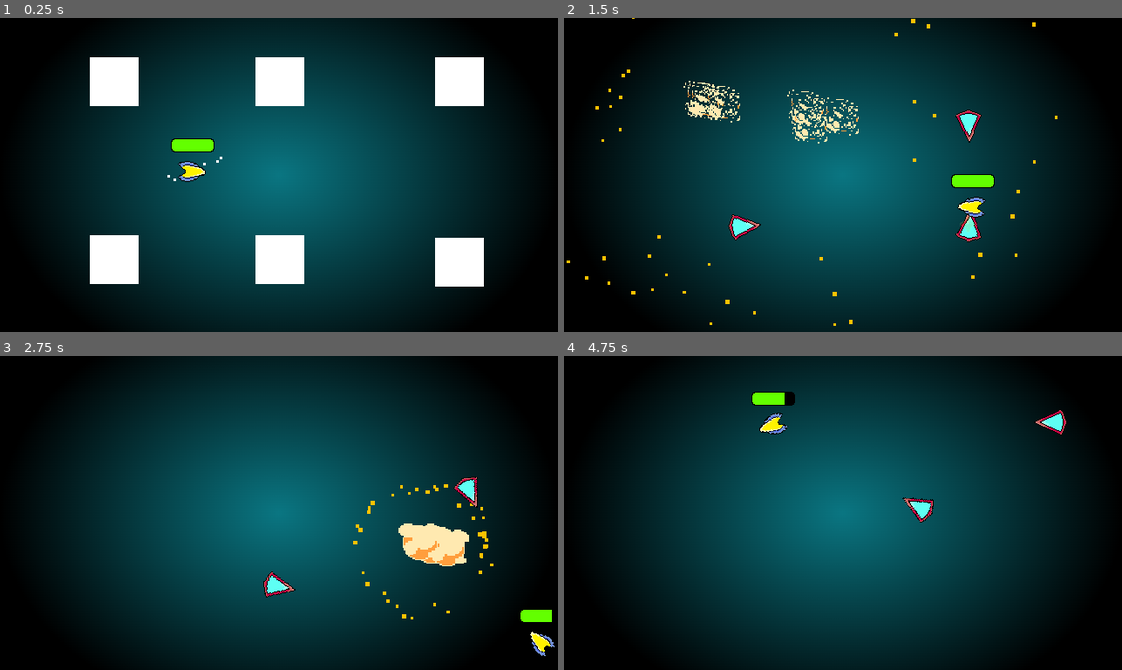
Above: before the commit, frames 1-4 (two rows, left to right).
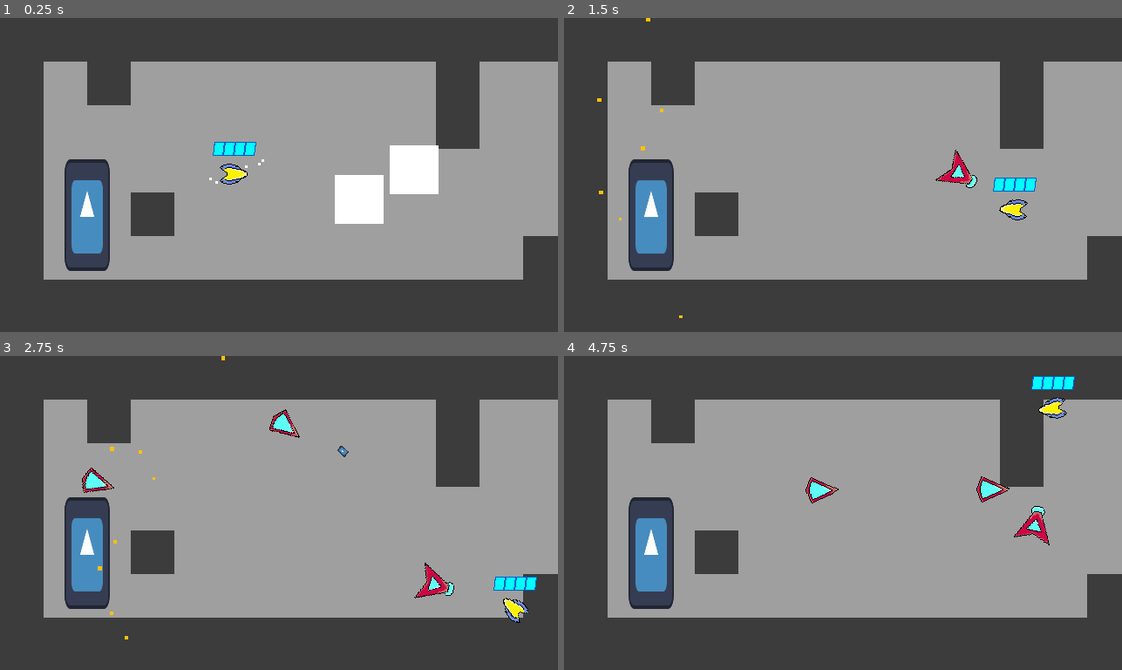
Above: after the commit, the same moments.

Repository: Nick98765432/Space-Blast
Game: Godot game, scene res://Levels/Level levels/node_2d.tscn
The game is run twice, just before and just after one commit, with the same random seed, the same clock (stepped at 60 frames per second) and the same inputs. Before the commit the project starts from res://Levels/Level 1.tscn. The engine's default icon, where the game draws it, is replaced by a stand-in: a white triangle on a blue panel in a dark square. Sound files missing from this copy of the repository are replaced by a short silence.
Inputs (mouse positions are in pixels of both pictures, inside the frame that each line leads up to):
- Up to frame 1 (0.25 s): no input
- Up to frame 2 (1.5 s): move the mouse to (965, 159) at 0.52 s; hold D (right) 0.53-1.28 s; right-click (965, 159) at 0.6 s; tap Space (parry) at 0.8, 1.35 s; move the mouse to (731, 190) at 1.27 s; hold S (down) from 1.28 s (still down)
- Up to frame 3 (2.75 s): click (167, 528) at 1.55 s; move the mouse to (334, 443) at 2.02 s; release S (down) at 2.03 s; press the mouse at (334, 443) at 2.03 s; hold D (right) from 2.03 s (still down); right-click (334, 443) at 2.3 s
- Up to frame 4 (4.75 s): move the mouse to (815, 575) at 2.77 s; release D (right) at 2.78 s; release the mouse at (815, 575) at 2.78 s; hold W (up) 2.78-3.53 s; right-click (815, 575) at 2.85 s; tap Space (parry) at 3.05 s; move the mouse to (1010, 560) at 3.52 s; press the mouse at (1010, 560) at 3.53 s; hold A (left) from 3.53 s (still down); tap 3 (fullAuto) at 3.6 s; move the mouse to (675, 465) at 4.27 s; release the mouse at (675, 465) at 4.28 s; tap E (interact) at 4.35 s; right-click (675, 465) at 4.55 s

The runs differ from the first frame. In frame 1, 100% of the frame differs, in the area x 0-100%, y 0-100%; in frame 2, 100%; in frame 3, 100%; in frame 4, 100%.

Commit message:
changed healthbar

Diff:
--- a/Enemies/Scenes/AceMan.tscn
+++ b/Enemies/Scenes/AceMan.tscn
@@ -236,6 +236,7 @@
 
 [node name="teleportSFX" type="AudioStreamPlayer" parent="Sounds"]
 stream = ExtResource("11_g6sfb")
+volume_db = 6.0
 
 [node name="healthHandler" type="Node2D" parent="."]
 script = ExtResource("4_ehyu3")
--- a/Enemies/Scenes/sentryMan.tscn
+++ b/Enemies/Scenes/sentryMan.tscn
@@ -182,6 +182,7 @@
 
 [node name="shootSFX" type="AudioStreamPlayer" parent="Sounds"]
 stream = ExtResource("7_jq0lb")
+volume_db = -3.0
 pitch_scale = 1.5
 
 [connection signal="timeout" from="sightTimer" to="." method="_on_sight_timer_timeout"]
--- a/Enemies/Scenes/teleGuy.tscn
+++ b/Enemies/Scenes/teleGuy.tscn
@@ -192,6 +192,7 @@
 
 [node name="teleportSFX" type="AudioStreamPlayer" parent="Sounds"]
 stream = ExtResource("7_rx4yk")
+volume_db = 6.0
 
 [node name="healthHandler" type="Node2D" parent="."]
 script = ExtResource("3_73vox")
--- a/Enemies/health.gd
+++ b/Enemies/health.gd
@@ -32,22 +32,26 @@
 
 func parried():
 	parent.isParryable = false
+	hurt(2)
+	Hitstops.shortHitstop()
+	await get_tree().create_timer(0.0011).timeout
 	player.parryCooled = true
 	player.parryEnergy += 24
 	player.ammo = 30
 	player.health += 15
-	hurt(2)
-	Hitstops.shortHitstop()
 
 func hurt(amount):
 	emit_signal("hit")
+	health -= amount
+	#delay stops crashing if hit on frame one
+	await get_tree().create_timer(0.0011).timeout
 	player.parryEnergy += (amount) * 3
 	player.health += (amount) * 3
-	health -= amount
 	parent.enemy_sprite.material.set_shader_parameter("mixAmount",1.0)
 	await get_tree().create_timer(0.2).timeout
 	parent.enemy_sprite.material.set_shader_parameter("mixAmount",0.0)
 
 func _on_destroy():
+	await get_tree().create_timer(0.0011).timeout
 	player.enemyCount = 0
 	parent.queue_free()
--- a/Levels/Level 1.tscn
+++ b/Levels/Level levels/Level 1.tscn
@@ -1,16 +1,16 @@
 [gd_scene load_steps=13 format=3 uid="uid://rvjwk5qxva6b"]
 
-[ext_resource type="AudioStream" uid="uid://df8gh08u32xu6" path="res://Sounds/Music/Taken OverIntro- Infrared Scale.wav" id="1_3856g"]
-[ext_resource type="Script" path="res://Levels/camera_2d.gd" id="1_jrtpg"]
-[ext_resource type="Script" path="res://Levels/intro.gd" id="2_b60ee"]
-[ext_resource type="Texture2D" uid="uid://g1xvkre0j6i5" path="res://Levels/Sprites and Assets/space.png" id="2_kmlwm"]
-[ext_resource type="PackedScene" uid="uid://cdaielgc0lshr" path="res://Player/player.tscn" id="3_1uaqg"]
-[ext_resource type="AudioStream" uid="uid://b46mr55iao38r" path="res://Sounds/Music/Taken Over - Infrared Scale.wav" id="3_5uj54"]
-[ext_resource type="Script" path="res://Levels/music.gd" id="4_hxjxh"]
-[ext_resource type="PackedScene" uid="uid://cqwptbkpsicpn" path="res://UI/Upgrades.tscn" id="4_ye3ys"]
-[ext_resource type="PackedScene" uid="uid://dsyhccs874dfd" path="res://Levels/LevelBuilderStuff/Scenes/roomGate.tscn" id="5_sgo4x"]
-[ext_resource type="PackedScene" uid="uid://4p3e8ik3mhq" path="res://Levels/LevelBuilderStuff/Scenes/nextRoom.tscn" id="6_atv8g"]
-[ext_resource type="PackedScene" uid="uid://bnhvdwpsykjnm" path="res://Levels/LevelBuilderStuff/Scenes/Spawner.tscn" id="6_geer1"]
+[ext_resource type="AudioStream" uid="uid://df8gh08u32xu6" path="res://Sounds/Music/Taken OverIntro- Infrared Scale.wav" id="1_36h8v"]
+[ext_resource type="Script" path="res://Levels/intro.gd" id="2_x2r46"]
+[ext_resource type="AudioStream" uid="uid://b46mr55iao38r" path="res://Sounds/Music/Taken Over - Infrared Scale.wav" id="3_y14a1"]
+[ext_resource type="Script" path="res://Levels/music.gd" id="4_ni2gn"]
+[ext_resource type="Script" path="res://Levels/camera_2d.gd" id="5_jajjt"]
+[ext_resource type="Texture2D" uid="uid://g1xvkre0j6i5" path="res://Levels/Sprites and Assets/space.png" id="6_ol1wq"]
+[ext_resource type="PackedScene" uid="uid://cqwptbkpsicpn" path="res://UI/Upgrades.tscn" id="7_k4m7s"]
+[ext_resource type="PackedScene" uid="uid://dsyhccs874dfd" path="res://Levels/LevelBuilderStuff/Scenes/roomGate.tscn" id="8_averx"]
+[ext_resource type="PackedScene" uid="uid://4p3e8ik3mhq" path="res://Levels/LevelBuilderStuff/Scenes/nextRoom.tscn" id="9_m864a"]
+[ext_resource type="PackedScene" uid="uid://bnhvdwpsykjnm" path="res://Levels/LevelBuilderStuff/Scenes/Spawner.tscn" id="10_ue1tk"]
+[ext_resource type="PackedScene" uid="uid://cdaielgc0lshr" path="res://Player/player.tscn" id="11_mwtrd"]
 
 [sub_resource type="RectangleShape2D" id="RectangleShape2D_0qpdx"]
 size = Vector2(656, 29)
@@ -73,23 +73,33 @@
 rotation = 1.5708
 shape = SubResource("RectangleShape2D_0qpdx")
 
+[node name="CollisionShape2D9" type="CollisionShape2D" parent="Border"]
+position = Vector2(1280, -392)
+rotation = 1.5708
+shape = SubResource("RectangleShape2D_0qpdx")
+
+[node name="CollisionShape2D8" type="CollisionShape2D" parent="Border"]
+position = Vector2(667, -392)
+rotation = 1.5708
+shape = SubResource("RectangleShape2D_0qpdx")
+
 [node name="CanvasLayer" type="CanvasLayer" parent="."]
 layer = -1
 
 [node name="Bg" type="Sprite2D" parent="CanvasLayer"]
 position = Vector2(320, 180)
-texture = ExtResource("2_kmlwm")
-
-[node name="Upgrades" parent="." instance=ExtResource("4_ye3ys")]
-
-[node name="RoomGate" parent="." node_paths=PackedStringArray("player") instance=ExtResource("5_sgo4x")]
+texture = ExtResource("6_ol1wq")
+
+[node name="Upgrades" parent="." instance=ExtResource("7_k4m7s")]
+
+[node name="RoomGate" parent="." node_paths=PackedStringArray("player") instance=ExtResource("8_averx")]
 position = Vector2(641, 176)
 scale = Vector2(1, 20)
 player = NodePath("../Player")
 disappearCondition = Vector2i(0, 2)
 appearCondition = Vector2i(1, 0)
 
-[node name="RoomGate2" parent="." node_paths=PackedStringArray("player") instance=ExtResource("5_sgo4x")]
+[node name="RoomGate2" parent="." node_paths=PackedStringArray("player") instance=ExtResource("8_averx")]
 position = Vector2(968, 0)
 rotation = 1.5708
 scale = Vector2(1, 30)
@@ -105,109 +115,114 @@
 disappearCondition = Vector2i(2, 2)
 appearCondition = Vector2i(3, 0)
 
-[node name="NextRoom" parent="." instance=ExtResource("6_atv8g")]
+[node name="NextRoom" parent="." instance=ExtResource("9_m864a")]
 position = Vector2(671, 176)
 scale = Vector2(1, 20)
 
-[node name="NextRoom2" parent="." instance=ExtResource("6_atv8g")]
+[node name="NextRoom2" parent="." instance=ExtResource("9_m864a")]
 position = Vector2(970, -28)
 rotation = -1.57079
 scale = Vector2(1, 29.84)
 
-[node name="Spawner" parent="." node_paths=PackedStringArray("player") instance=ExtResource("6_geer1")]
+[node name="NextRoom3" parent="." instance=ExtResource("9_m864a")]
+position = Vector2(975, -407)
+rotation = -1.57079
+scale = Vector2(1, 29.84)
+
+[node name="Spawner" parent="." node_paths=PackedStringArray("player") instance=ExtResource("10_ue1tk")]
 position = Vector2(131, 73)
 type = 1
 player = NodePath("../Player")
 
-[node name="Spawner8" parent="." node_paths=PackedStringArray("player") instance=ExtResource("6_geer1")]
+[node name="Spawner8" parent="." node_paths=PackedStringArray("player") instance=ExtResource("10_ue1tk")]
 position = Vector2(131, 176)
 type = 1
 encounter = Vector2i(0, 1)
 player = NodePath("../Player")
 
-[node name="Spawner2" parent="." node_paths=PackedStringArray("player") instance=ExtResource("6_geer1")]
+[node name="Spawner2" parent="." node_paths=PackedStringArray("player") instance=ExtResource("10_ue1tk")]
 position = Vector2(321, 73)
 type = 1
 player = NodePath("../Player")
 
-[node name="Spawner3" parent="." node_paths=PackedStringArray("player") instance=ExtResource("6_geer1")]
+[node name="Spawner3" parent="." node_paths=PackedStringArray("player") instance=ExtResource("10_ue1tk")]
 position = Vector2(527, 73)
 type = 1
 player = NodePath("../Player")
 
-[node name="Spawner7" parent="." node_paths=PackedStringArray("player") instance=ExtResource("6_geer1")]
+[node name="Spawner7" parent="." node_paths=PackedStringArray("player") instance=ExtResource("10_ue1tk")]
 position = Vector2(527, 179)
 type = 1
 encounter = Vector2i(0, 1)
 player = NodePath("../Player")
 
-[node name="Spawner4" parent="." node_paths=PackedStringArray("player") instance=ExtResource("6_geer1")]
+[node name="Spawner4" parent="." node_paths=PackedStringArray("player") instance=ExtResource("10_ue1tk")]
 position = Vector2(131, 277)
 type = 1
 player = NodePath("../Player")
 
-[node name="Spawner5" parent="." node_paths=PackedStringArray("player") instance=ExtResource("6_geer1")]
+[node name="Spawner5" parent="." node_paths=PackedStringArray("player") instance=ExtResource("10_ue1tk")]
 position = Vector2(321, 277)
 type = 1
 player = NodePath("../Player")
 
-[node name="Spawner6" parent="." node_paths=PackedStringArray("player") instance=ExtResource("6_geer1")]
+[node name="Spawner6" parent="." node_paths=PackedStringArray("player") instance=ExtResource("10_ue1tk")]
 position = Vector2(527, 280)
 type = 1
 player = NodePath("../Player")
 
-[node name="Player" parent="." instance=ExtResource("3_1uaqg")]
+[node name="Player" parent="." instance=ExtResource("11_mwtrd")]
 position = Vector2(220, 176)
 
-[node name="Spawner9" parent="." node_paths=PackedStringArray("player") instance=ExtResource("6_geer1")]
+[node name="Spawner9" parent="." node_paths=PackedStringArray("player") instance=ExtResource("10_ue1tk")]
 position = Vector2(1183, 176)
 type = 2
 encounter = Vector2i(1, 0)
 player = NodePath("../Player")
 
-[node name="Spawner10" parent="." node_paths=PackedStringArray("player") instance=ExtResource("6_geer1")]
+[node name="Spawner10" parent="." node_paths=PackedStringArray("player") instance=ExtResource("10_ue1tk")]
 position = Vector2(1183, 73)
 type = 2
 encounter = Vector2i(1, 1)
 player = NodePath("../Player")
 
-[node name="Spawner14" parent="." node_paths=PackedStringArray("player") instance=ExtResource("6_geer1")]
+[node name="Spawner14" parent="." node_paths=PackedStringArray("player") instance=ExtResource("10_ue1tk")]
 position = Vector2(966, -310)
 type = 3
 encounter = Vector2i(2, 0)
 player = NodePath("../Player")
 
-[node name="Spawner15" parent="." node_paths=PackedStringArray("player") instance=ExtResource("6_geer1")]
+[node name="Spawner15" parent="." node_paths=PackedStringArray("player") instance=ExtResource("10_ue1tk")]
 position = Vector2(765, -71)
 type = 3
 encounter = Vector2i(2, 1)
 player = NodePath("../Player")
 
-[node name="Spawner16" parent="." node_paths=PackedStringArray("player") instance=ExtResource("6_geer1")]
+[node name="Spawner16" parent="." node_paths=PackedStringArray("player") instance=ExtResource("10_ue1tk")]
 position = Vector2(966, -310)
 type = 3
 encounter = Vector2i(2, 1)
 player = NodePath("../Player")
 
-[node name="Spawner17" parent="." node_paths=PackedStringArray("player") instance=ExtResource("6_geer1")]
+[node name="Spawner17" parent="." node_paths=PackedStringArray("player") instance=ExtResource("10_ue1tk")]
 position = Vector2(1208, -59)
 type = 3
 encounter = Vector2i(2, 1)
 player = NodePath("../Player")
 
-[node name="Spawner11" parent="." node_paths=PackedStringArray("player") instance=ExtResource("6_geer1")]
+[node name="Spawner11" parent="." node_paths=PackedStringArray("player") instance=ExtResource("10_ue1tk")]
 position = Vector2(1183, 277)
 type = 2
 encounter = Vector2i(1, 1)
 player = NodePath("../Player")
 
-[node name="Spawner12" parent="." node_paths=PackedStringArray("player") instance=ExtResource("6_geer1")]
+[node name="Spawner12" parent="." node_paths=PackedStringArray("player") instance=ExtResource("10_ue1tk")]
 position = Vector2(765, 73)
 type = 1
 encounter = Vector2i(1, 2)
 player = NodePath("../Player")
 
-[node name="Spawner13" parent="." node_paths=PackedStringArray("player") instance=ExtResource("6_geer1")]
+[node name="Spawner13" parent="." node_paths=PackedStringArray("player") instance=ExtResource("10_ue1tk")]
 position = Vector2(765, 277)
 type = 1
 encounter = Vector2i(1, 2)
--- a/Levels/node_2d.tscn
+++ b/Levels/Level levels/node_2d.tscn
@@ -71,7 +71,7 @@
 player = NodePath("../Player")
 
 [node name="Player" parent="." instance=ExtResource("1_re1we")]
-position = Vector2(261, 168)
+position = Vector2(268, 179)
 
 [node name="Spawner" parent="." node_paths=PackedStringArray("player") instance=ExtResource("5_mnti6")]
 position = Vector2(106, 144)
--- a/Player/player.gd
+++ b/Player/player.gd
@@ -59,6 +59,7 @@
 
 func _physics_process(delta: float) -> void:
 	current = (global_position / screenSize).floor()
+	health_bar.value = move_toward(health_bar.value, health, 7)
 	if not dead:
 		#damage mult for glass cannon
 		PlayerData.mult = 1
@@ -74,7 +75,6 @@
 		#cap health
 		if health > PlayerData.maxHealth:
 			health = PlayerData.maxHealth
-		health_bar.value = health
 		if health <= 0:
 			dead = true
 			parryEnergy = 0
@@ -142,7 +142,7 @@
 				if weapon == 1:
 					Signals.emit_signal("shakeSmall")
 					for i in 30:
-						shoot(1, deg_to_rad(i * 12))
+						shoot(1, deg_to_rad(i * 24))
 						shoot_sfx.play()
 						await get_tree().create_timer(0.01).timeout
 				if weapon == 2:
--- a/Player/player.tscn
+++ b/Player/player.tscn
@@ -210,18 +210,6 @@
 wait_time = 0.2
 one_shot = true
 
-[node name="outline" type="Sprite2D" parent="."]
-position = Vector2(2, -31)
-texture = ExtResource("6_bq038")
-
-[node name="outline2" type="Sprite2D" parent="."]
-position = Vector2(0, -31)
-texture = ExtResource("6_bq038")
-
-[node name="outline3" type="Sprite2D" parent="."]
-position = Vector2(2, -29)
-texture = ExtResource("6_bq038")
-
 [node name="HealthBar" type="TextureProgressBar" parent="."]
 offset_left = -24.0
 offset_top = -45.0
@@ -230,7 +218,7 @@
 value = 100.0
 texture_under = ExtResource("6_bq038")
 texture_progress = ExtResource("7_thfcu")
-texture_progress_offset = Vector2(1, -1)
+texture_progress_offset = Vector2(1, 0)
 
 [node name="Sounds" type="Node2D" parent="."]
 
--- a/project.godot
+++ b/project.godot
@@ -11,7 +11,7 @@
 [application]
 
 config/name="Space Blast the Remake"
-run/main_scene="res://Levels/Level 1.tscn"
+run/main_scene="res://Levels/Level levels/node_2d.tscn"
 config/features=PackedStringArray("4.3", "Mobile")
 config/icon="res://Levels/Sprites and Assets/icon.svg"
 
Not shown: 2 places in Levels/Level levels/Level 1.tscn that only renumber resources
Binary file changed: Player/sprites and assets/Life.png
Binary file changed: Player/sprites and assets/No Life.png
